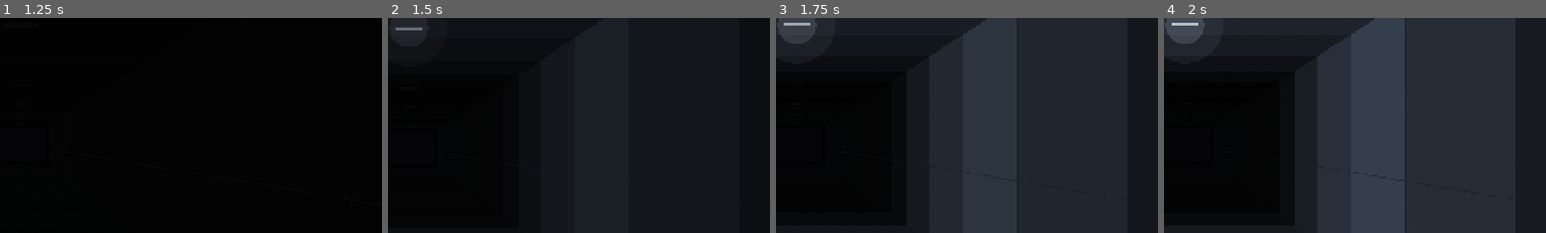
Above: before the commit, frames 1-4 (left to right).
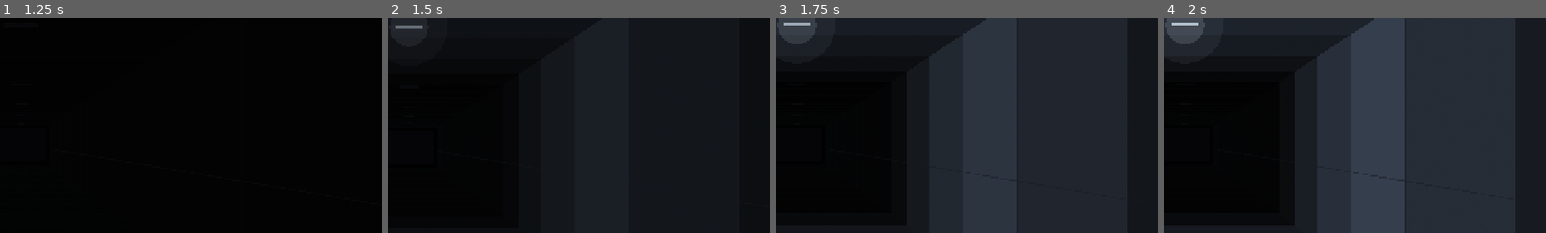
Above: after the commit, the same moments.

Repository: soomin007/EyesOnYou-Full
Game: Godot game, scene res://scenes/core_tunnel.tscn
Two runs of this game, one before a commit and one after it. Both use one fixed random seed, a clock stepped at 60 frames per second and the inputs below. This scene is started directly instead of the project's main scene. Sound files missing from this copy of the repository are replaced by a short silence.
Inputs (mouse positions are % of the whole screen's width and height, from its top left):
- Up to frame 1 (1.25 s): tap Enter (ui_accept) at 0.5 s; move the mouse to (72, 45) at 0.52 s; hold D (move_right) from 0.53 s (still down); hold J (attack) from 0.53 s (still down); click (72, 45) at 0.67 s; tap W (jump) at 0.77 s
- Up to frame 2 (1.5 s): release D (move_right) at 1.25 s; release J (attack) at 1.25 s; tap Enter (ui_accept) at 1.25 s; drag from (30, 55) to (45, 70) at 1.27 s
- Up to frame 3 (1.75 s): no input
- Up to frame 4 (2 s): no input
The pictures show only the part of the screen within x 47-97%, y 23-73%; the shares and areas given below are measured in that part.

Frame 1 is identical in both runs. In frame 2, 0.1% of the frame differs, in the area x 2-9%, y 3-6%; in frame 3, nothing differs; in frame 4, nothing differs.

Commit message:
feat(rival+access): P2 기둥 전원 배선 + 자막 타자기 + P3 멘트 정리 + 연출 강도 옵션
- Stage: P2 기둥→벽 포탑 전원 케이블(_P2PowerLink, 처진 라인+전류
  펄스) 시각화, 기둥 격파 시 그쪽 포탑 정지·소등 — 부술 이유가 즉시
  체감. 목표 멘트도 기능 설명으로 교체
- Stage: 전 자막 타자기 출력(글자당 22ms, 유지 시간 자동 연장. 14-1
  억압 대사는 연장 없이 타이핑 중 끊김 = 통신 두절 연출)
- Stage: P3 소거 중계 3종(가짜 하나 지웁니다 등) 삭제 — 첫 소거 때
  의도 한 줄만, 이후 시안 취소선이 말한다. tell/무표시 멘트 압축
- CoreTunnel: 헤드밥 진폭 하향(4.0/5.5/7.0 → 2.6/3.6/5.0)
- GameState+Settings: 접근성 '연출 강도' — 카메라 흔들림/화면 효과
  (글리치·번쩍임) 끄기 토글, access/ 영속. Stage 흔들림·글리치·간섭
  플래시·보스 지직임 + CoreTunnel 밥에 게이트

Settings 탭 빌드·씬 부팅 스모크 PASS

Co-Authored-By: Claude Fable 5 <noreply@anthropic.com>

Diff:
--- a/scripts/CoreTunnel.gd
+++ b/scripts/CoreTunnel.gd
@@ -159,9 +159,14 @@
 			if _phase == "walk" or _phase == "witness":
 				# 빈 복도라 발소리가 존재감을 가져야 함 — 실플레이 "살짝만 크게"(2026-08-12) 반영 +3dB.
 				SfxPlayer.play("player_step", 1.0)
-	view_bob = Vector2(
-		sin(_bob_phase) * 4.0 * amp,
-		-absf(sin(_bob_phase)) * 5.5 * amp + _clunk_kick * 7.0)
+	# 진폭 하향 4.0/5.5/7.0 → 2.6/3.6/5.0(사용자 2026-08-14: 흔들림 과함). 접근성으로 껐으면
+	# 시각 밥만 제거 — 걸음 리듬(_bob_phase)과 발소리는 유지.
+	if not GameState.camera_shake_enabled:
+		view_bob = Vector2.ZERO
+	else:
+		view_bob = Vector2(
+			sin(_bob_phase) * 2.6 * amp,
+			-absf(sin(_bob_phase)) * 3.6 * amp + _clunk_kick * 5.0)
 
 # ── 순차 점등 — 진행이 이끈다 ───────────────────────────────────────────────
 func _update_lights() -> void:
--- a/scripts/GameState.gd
+++ b/scripts/GameState.gd
@@ -169,6 +169,10 @@
 # 접근성 — settings.cfg에 영속. reset()에서 안 지움(볼륨처럼 사용자 환경 설정).
 var screen_brightness: float = 1.0   # 0.5~1.5 (1.0=기본). Accessibility 오버레이가 반영.
 var sfx_captions: bool = false       # 효과음 자막 (무음 플레이 대응)
+# 연출 강도(2026-08-14 사용자) — 광과민·멀미 대응. 끄면 카메라 흔들림/헤드밥, 화면 효과
+# (글리치 셰이더·간섭 플래시·보스 지직임)를 생략한다. 게임 정보 전달엔 영향 없음.
+var camera_shake_enabled: bool = true
+var screen_fx_enabled: bool = true
 
 # 디스플레이 — settings.cfg에 영속. 환경 설정이라 reset()에서 안 지움.
 # 웹에선 창 크기는 브라우저 캔버스가 정하므로 무의미 → 전체화면 토글만 적용.
@@ -1073,6 +1077,8 @@
 	rival_reentry_count = int(cf.get_value("rival", "reentry_count", 0))
 	screen_brightness = clampf(float(cf.get_value("access", "brightness", 1.0)), 0.5, 1.5)
 	sfx_captions = bool(cf.get_value("access", "sfx_captions", false))
+	camera_shake_enabled = bool(cf.get_value("access", "camera_shake", true))
+	screen_fx_enabled = bool(cf.get_value("access", "screen_fx", true))
 	fullscreen = bool(cf.get_value("display", "fullscreen", false))
 	auto_fullscreen = bool(cf.get_value("display", "auto_fullscreen", true))
 	window_size_index = clampi(int(cf.get_value("display", "window_size_index", 0)), 0, WINDOW_SIZES.size() - 1)
@@ -1132,6 +1138,8 @@
 	cf.set_value("rival", "reentry_count", rival_reentry_count)
 	cf.set_value("access", "brightness", screen_brightness)
 	cf.set_value("access", "sfx_captions", sfx_captions)
+	cf.set_value("access", "camera_shake", camera_shake_enabled)
+	cf.set_value("access", "screen_fx", screen_fx_enabled)
 	cf.set_value("display", "fullscreen", fullscreen)
 	cf.set_value("display", "auto_fullscreen", auto_fullscreen)
 	cf.set_value("display", "window_size_index", window_size_index)
--- a/scripts/Settings.gd
+++ b/scripts/Settings.gd
@@ -662,7 +662,50 @@
 	cap_note.autowrap_mode = TextServer.AUTOWRAP_WORD_SMART
 	v.add_child(cap_note)
 	v.add_child(_make_captions_row())
+
+	var spacer2 := Control.new()
+	spacer2.custom_minimum_size = Vector2(0, 8)
+	v.add_child(spacer2)
+
+	# 연출 강도(2026-08-14 사용자) — 광과민·멀미 대응. 값은 GameState 영속(access/).
+	v.add_child(_make_section_header("연출 강도"))
+	var fx_note := Label.new()
+	fx_note.text = "흔들림이나 번쩍임이 부담스러우면 끄세요. 게임 진행에는 영향 없습니다."
+	fx_note.add_theme_font_size_override("font_size", 13)
+	fx_note.add_theme_color_override("font_color", Color(0.62, 0.72, 0.85))
+	fx_note.autowrap_mode = TextServer.AUTOWRAP_WORD_SMART
+	v.add_child(fx_note)
+	v.add_child(_make_fx_toggle_row("카메라 흔들림", "camera"))
+	v.add_child(_make_fx_toggle_row("화면 효과 (글리치·번쩍임)", "fx"))
 	return outer
+
+func _make_fx_toggle_row(label_text: String, kind: String) -> Control:
+	var hb := HBoxContainer.new()
+	hb.add_theme_constant_override("separation", 14)
+	var l := Label.new()
+	l.text = label_text
+	l.custom_minimum_size = Vector2(220, 28)
+	l.add_theme_font_size_override("font_size", 14)
+	l.add_theme_color_override("font_color", Color(0.9, 0.9, 0.9))
+	l.vertical_alignment = VERTICAL_ALIGNMENT_CENTER
+	hb.add_child(l)
+	var toggle := CheckButton.new()
+	var on: bool = GameState.camera_shake_enabled if kind == "camera" else GameState.screen_fx_enabled
+	toggle.button_pressed = on
+	toggle.text = "켜짐" if on else "꺼짐"
+	toggle.add_theme_font_size_override("font_size", 14)
+	toggle.toggled.connect(_on_fx_toggled.bind(kind, toggle))
+	hb.add_child(toggle)
+	return hb
+
+func _on_fx_toggled(pressed: bool, kind: String, toggle: CheckButton) -> void:
+	if kind == "camera":
+		GameState.camera_shake_enabled = pressed
+	else:
+		GameState.screen_fx_enabled = pressed
+	toggle.text = "켜짐" if pressed else "꺼짐"
+	GameState.save_settings()
+	SfxPlayer.play("ui_slider_tick")
 
 var _brightness_value_label: Label
 
--- a/scripts/Stage.gd
+++ b/scripts/Stage.gd
@@ -988,7 +988,8 @@
 	# 14-1 가짜 클리어 이후(라이벌이 렌더를 쥔 구간) — 내 VEIL 목소리는 짧게 끊긴다.
 	# 온전한 문장은 보라색(라이벌)만 나온다(사용자 2026-08-14). 정보 전달은 시각 tell이 담당.
 	# 자막 흔들림/지직임은 전부 제거 — 가독성 우선(사용자 2026-08-14 2차: "글씨를 읽을 수 없다").
-	if _rival_phase >= 2 and not goal_reached:
+	var choked: bool = _rival_phase >= 2 and not goal_reached
+	if choked:
 		duration = minf(duration, 1.4)
 	# 어두운 반투명 pill 배경 — 게임 화면 위에서 또렷하게(사용자: 대사 인지 안 됨).
 	var sb := StyleBoxFlat.new()
@@ -1002,7 +1003,9 @@
 	_subtitle_stack_box.add_child(pill)
 	var tw := pill.create_tween()
 	tw.tween_property(pill, "modulate:a", 1.0, 0.12 if fast_in else 0.3)
-	tw.tween_interval(duration)
+	# 타이핑 시간만큼 유지 연장(읽을 시간 보존). 14-1 억압 대사는 연장 없음 — 타이핑 도중
+	# 끊기는 것 자체가 통신 두절 연출.
+	tw.tween_interval(duration if choked else duration + _subtitle_type_time(message))
 	tw.tween_property(pill, "modulate:a", 0.0, 0.5)
 	tw.tween_callback(func() -> void:
 		if is_instance_valid(pill):
@@ -1029,7 +1032,7 @@
 	_subtitle_stack_box.add_child(pill)
 	var tw := pill.create_tween()
 	tw.tween_property(pill, "modulate:a", 1.0, 0.35)
-	tw.tween_interval(duration)
+	tw.tween_interval(duration + _subtitle_type_time(message))
 	tw.tween_property(pill, "modulate:a", 0.0, 0.5)
 	tw.tween_callback(func() -> void:
 		if is_instance_valid(pill):
@@ -1065,8 +1068,22 @@
 	msg_l.add_theme_color_override("font_color", msg_color)
 	msg_l.add_theme_color_override("font_outline_color", Color(0, 0, 0))
 	msg_l.add_theme_constant_override("outline_size", 4)
+	# 타자기 출력 — 문장이 한 번에 턱 뜨는 게 어색하다는 피드백(2026-08-14). 글자 단위로 흘려
+	# 쓴다. pill 크기는 전체 텍스트 기준이라(visible_characters는 렌더만 자름) 레이아웃 안 튐.
+	msg_l.visible_characters = 0
+	var total_chars: int = message.length()
+	var type_tw := msg_l.create_tween()
+	type_tw.tween_interval(0.15)
+	type_tw.tween_method(func(v: float) -> void:
+		if is_instance_valid(msg_l):
+			msg_l.visible_characters = int(v)
+	, 0.0, float(total_chars), _subtitle_type_time(message))
 	hb.add_child(msg_l)
 	return pill
+
+# 타자기 소요 시간 — 글자당 22ms, 0.2~1.1s 클램프. 표시 유지 시간 연장에도 같은 값을 쓴다.
+func _subtitle_type_time(message: String) -> float:
+	return clampf(float(message.length()) * 0.022, 0.2, 1.1)
 
 # 화면에 떠있는 모든 자막 일괄 폐기. ARCTURUS 문서 진입처럼 화면을 깨끗이 비워야
 # 하는 상황에서 호출. paused 동안 멈춘 fade-out이 outro 자막 위에 잔재로 남는 문제
@@ -2573,6 +2590,8 @@
 
 # 얇은 바이올렛 가로 밴드 2~3개가 화면을 잠깐 스치는 간섭 플래시(화면 좌표 — 카메라 무관).
 func _rival_interference_flash(layer: CanvasLayer) -> void:
+	if not GameState.screen_fx_enabled:
+		return
 	var vs: Vector2 = get_viewport().get_visible_rect().size
 	var g := Control.new()
 	g.mouse_filter = Control.MOUSE_FILTER_IGNORE
@@ -4370,6 +4389,8 @@
 # 짧은 붉은-바이올렛 지직거림 오버레이(거짓 렌더 tell과 같은 톤)를 보스 위에 잠깐 얹는다.
 # modulate 기반이 아니라 별도 오버레이 노드라 보스 피격/페이즈 플래시와 충돌하지 않는다(known_issues).
 func _boss_glitch_flash() -> void:
+	if not GameState.screen_fx_enabled:
+		return
 	if boss == null or not is_instance_valid(boss):
 		return
 	var g := Node2D.new()
@@ -4545,6 +4566,8 @@
 var _p1_spawn_idx: int = 0
 var _p1_side: int = 0
 var _p2_flip_timer: Timer = null     # P2 노드 실드 교대 타이머
+var _p2_turrets: Array = []          # P2 벽 포탑 [좌, 우] — 같은 인덱스 기둥이 전원을 댄다
+var _p2_links: Array = []            # 기둥→포탑 전원 케이블 시각(_P2PowerLink)
 var _rival_bar_layer: CanvasLayer = null   # P1·P2 페이즈 목표 바(노드 합산 HP)
 const RIVAL_P1_NODE_HP: int = 6      # P1 지휘 앵커(재밍 기둥) — 기본값. 레벨 스케일은 아래 변수.
 const RIVAL_P2_NODE_HP: int = 10     # P2 제어 노드(교대 실드로 실질 더 김) — 기본값.
@@ -4660,6 +4683,9 @@
 var _glitch_shader: Shader = null
 
 func _run_glitch(duration: float, peak: float) -> void:
+	# 접근성 — 화면 효과 끄기(광과민 대응). 글리치는 정보 전달이 아니라 톤이라 생략 가능.
+	if not GameState.screen_fx_enabled:
+		return
 	if _glitch_shader == null:
 		_glitch_shader = load("res://assets/shaders/glitch.gdshader") as Shader
 	if _glitch_shader == null:
@@ -4750,6 +4776,7 @@
 		{"x": 110.0, "y": 782.0, "dir": "right", "phase": 0.0},
 		{"x": 1810.0, "y": 782.0, "dir": "left", "phase": 1.3},
 	]
+	_p2_turrets.clear()
 	for entry in turret_cfgs:
 		var d: Dictionary = entry
 		var trap := BulletTrap.new()
@@ -4759,6 +4786,7 @@
 		add_child(trap)
 		trap.setup(_dir_from_str(str(d.get("dir", "left"))), 2.6, float(d.get("phase", 0.0)), 0.7, "periodic", "")
 		_rival_p2_props.append(trap)
+		_p2_turrets.append(trap)
 	_traps_present = true
 	# 위장 함정 1개 — 우측 노드 접근로의 거짓 바닥(§4 문법 재사용, 맵당 1개 준수).
 	if not GameState.story_mode:
@@ -4787,6 +4815,8 @@
 	if _rival_phase != 1 or goal_reached or not is_inside_tree():
 		return
 	SfxPlayer.play("hatch_open")
+	_p2_links.clear()
+	var side: int = 0
 	for cfg in [{"x": 560.0, "d": 1}, {"x": 1360.0, "d": -1}]:
 		var cd: Dictionary = cfg
 		var node := _spawn_enemy(5, Vector2(float(cd.get("x", 960.0)), 790.0))
@@ -4795,6 +4825,19 @@
 		node.set_meta("fs_dir", int(cd.get("d", 1)))
 		var arc := _FlipShieldArc.new()
 		node.add_child(arc)
+		# "부술 이유"를 눈에 보이게(사용자 2026-08-14: 기둥이 무의미) — 기둥이 같은 쪽 벽 포탑에
+		# 전원을 댄다. 케이블 시각 + 기둥 격파 시 그 포탑 정지(_on_p2_node_down).
+		node.killed.connect(_on_p2_node_down.bind(side))
+		if side < _p2_turrets.size() and _p2_turrets[side] is Node2D:
+			var link := _P2PowerLink.new()
+			link.from_pos = (node as Node2D).global_position + Vector2(0.0, -34.0)
+			link.to_pos = (_p2_turrets[side] as Node2D).global_position + Vector2(0.0, -8.0)
+			add_child(link)
+			_p2_links.append(link)
+			_rival_p2_props.append(link)
+		else:
+			_p2_links.append(null)
+		side += 1
 	_enemies_remaining += 2
 	# 실드 교대 타이머.
 	_p2_flip_timer = Timer.new()
@@ -4818,7 +4861,65 @@
 func _rival_p2_objective_line() -> void:
 	if not is_inside_tree() or goal_reached or _rival_phase != 1:
 		return
-	_show_veil_subtitle("방 전체가 넘어갔습니다. 저 기둥 둘이 제어를 쥐고 있습니다. 방패는 한쪽뿐이니, 등 뒤로 돌거나 폭발로 뚫으십시오.", 4.0)
+	# 케이블 시각과 짝 — 기둥의 기능(포탑 전원)을 한 번만 말로 짚는다.
+	_show_veil_subtitle("포탑 전원이 저 기둥 둘에서 옵니다. 끊는 만큼 조용해져요. 방패는 한쪽뿐입니다.", 3.6)
+
+# P2 기둥 격파 → 그 기둥이 전원을 대던 포탑이 죽는다 — 파괴의 보상이 즉시 체감된다.
+func _on_p2_node_down(_pos: Vector2, side: int) -> void:
+	if side < _p2_links.size():
+		var link = _p2_links[side]
+		if link != null and is_instance_valid(link):
+			(link as Node).call("power_off")
+	if side < _p2_turrets.size():
+		var trap = _p2_turrets[side]
+		if trap != null and is_instance_valid(trap):
+			(trap as Node).set_process(false)   # 주기 진행이 _process 구동 — 정지 = 발사 중단
+			var tw := (trap as Node2D).create_tween()
+			tw.tween_property(trap, "modulate", Color(0.4, 0.42, 0.5, 0.75), 0.5)
+			SfxPlayer.play_at("plate_step_inactive", (trap as Node2D).global_position)
+
+# P2 전원 케이블 — 기둥→포탑을 잇는 처진 바이올렛 라인 + 흐르는 전류 펄스. power_off로 소등.
+class _P2PowerLink extends Node2D:
+	var from_pos: Vector2 = Vector2.ZERO
+	var to_pos: Vector2 = Vector2.ZERO
+	var _t: float = 0.0
+	var _off: bool = false
+	var _off_t: float = 0.0
+
+	func power_off() -> void:
+		_off = true
+
+	func _ready() -> void:
+		z_index = 1
+
+	func _process(delta: float) -> void:
+		_t += delta
+		if _off:
+			_off_t += delta
+			if _off_t > 0.6:
+				queue_free()
+				return
+		queue_redraw()
+
+	func _draw() -> void:
+		var a: float = 0.55
+		if _off:
+			a *= maxf(0.0, 1.0 - _off_t / 0.6)
+		var col := Color(0.72, 0.42, 1.0, a)
+		var seg: int = 14
+		var pts := PackedVector2Array()
+		for i in seg + 1:
+			var k: float = float(i) / float(seg)
+			var p: Vector2 = from_pos.lerp(to_pos, k)
+			p.y += sin(PI * k) * 26.0   # 살짝 처진 케이블
+			pts.append(to_local(p))
+		draw_polyline(pts, col, 2.0, true)
+		if not _off:
+			# 전류 펄스 — 기둥에서 포탑 쪽으로 흐른다(전원 방향).
+			var pk: float = fmod(_t * 0.7, 1.0)
+			var pp: Vector2 = from_pos.lerp(to_pos, pk)
+			pp.y += sin(PI * pk) * 26.0
+			draw_circle(to_local(pp), 3.5, Color(0.9, 0.7, 1.0, minf(1.0, a + 0.35)))
 
 # P2 제어 노드의 교대 실드 표시 — 부모(enemy) 메타 fs_dir 쪽 반구. 막힌 쪽은 면이 있는 실드,
 # 열린 쪽은 따뜻한 노출 글로우("여길 치라"), 교대 순간엔 밝은 스냅(실드가 넘어간 쪽으로 시선 유도).
@@ -5126,17 +5227,18 @@
 func _p3_tell_line() -> void:
 	if not is_inside_tree() or goal_reached:
 		return
-	_show_veil_subtitle("두꺼운 표식은 제가 그린 것이 아닙니다. 속이 빈 그림입니다. 쏘면 그냥 뚫립니다.", 3.6)
+	# 강의식 3문장 → 2문장 압축("작위적" 반려 2026-08-14). 탄 통과 tell은 시각(찢김)이 담당.
+	_show_veil_subtitle("굵은 표식은 제 것이 아닙니다. 저건 몸이 없어요.", 3.0)
 
 func _p3_unmarked_line() -> void:
 	if not is_inside_tree() or goal_reached or _rival_phase != 2:
 		return
-	_show_veil_subtitle("진짜는 표식 없이 옵니다. 가장자리에서 들어오는 걸 직접 보십시오.", 3.4)
+	_show_veil_subtitle("진짜는 표식 없이 옵니다. 가장자리는 직접 봐요.", 3.0)
 
 # ─── P3 분신전 — 거짓 VEIL(FalseVeil) + 무표시 위협 + 신뢰=지각 보조 ───
 var _false_veil: Node2D = null
 var _p3_assist_timer: Timer = null
-var _p3_assist_idx: int = 0
+var _p3_assist_spoken: bool = false   # 지각 보조 의도 발화 1회(이후 소거는 침묵 — 취소선이 말한다)
 var _p3_bar_layer: CanvasLayer = null
 
 # P3 보스 체력바 — SENTINEL 바 문법 재사용. 잠복/실체는 텍스트 라벨 대신 본체의 시각 언어
@@ -5230,20 +5332,16 @@
 		n.set_meta("no_marker", true)
 	_enemies_remaining += 2
 
-const _P3_ASSIST_LINES: Array = [
-	"가짜 하나 지웁니다.",
-	"그건 제가 그린 표식이 아닙니다. 지웁니다.",
-	"굵은 것부터 지웁니다.",
-]
-
+# 지각 보조는 시안 취소선(시각)이 말한다 — 지울 때마다 말로 중계하던 3종 로테이션은
+# "작위적·오글거림" 반려(사용자 2026-08-14 3차). 첫 소거 때 의도 한 줄만, 이후엔 침묵.
 func _veil_assist_tick() -> void:
 	if goal_reached or _false_veil == null or not is_instance_valid(_false_veil):
 		if _p3_assist_timer != null and is_instance_valid(_p3_assist_timer):
 			_p3_assist_timer.stop()
 		return
-	if bool(_false_veil.call("erase_one_fake")):
-		_show_veil_subtitle(str(_P3_ASSIST_LINES[_p3_assist_idx % _P3_ASSIST_LINES.size()]), 2.2)
-		_p3_assist_idx += 1
+	if bool(_false_veil.call("erase_one_fake")) and not _p3_assist_spoken:
+		_p3_assist_spoken = true
+		_show_veil_subtitle("제 것이 아닌 표식이 섞였습니다. 걷어낼게요.", 2.6)
 
 func _on_false_veil_defeated() -> void:
 	if _rival_phase != 2 or goal_reached:
@@ -6130,6 +6228,8 @@
 	tw.tween_callback(layer.queue_free)
 
 func _camera_shake(magnitude: float, duration: float) -> void:
+	if not GameState.camera_shake_enabled:
+		return
 	if camera == null or not is_instance_valid(camera):
 		return
 	var origin: Vector2 = camera.offset
